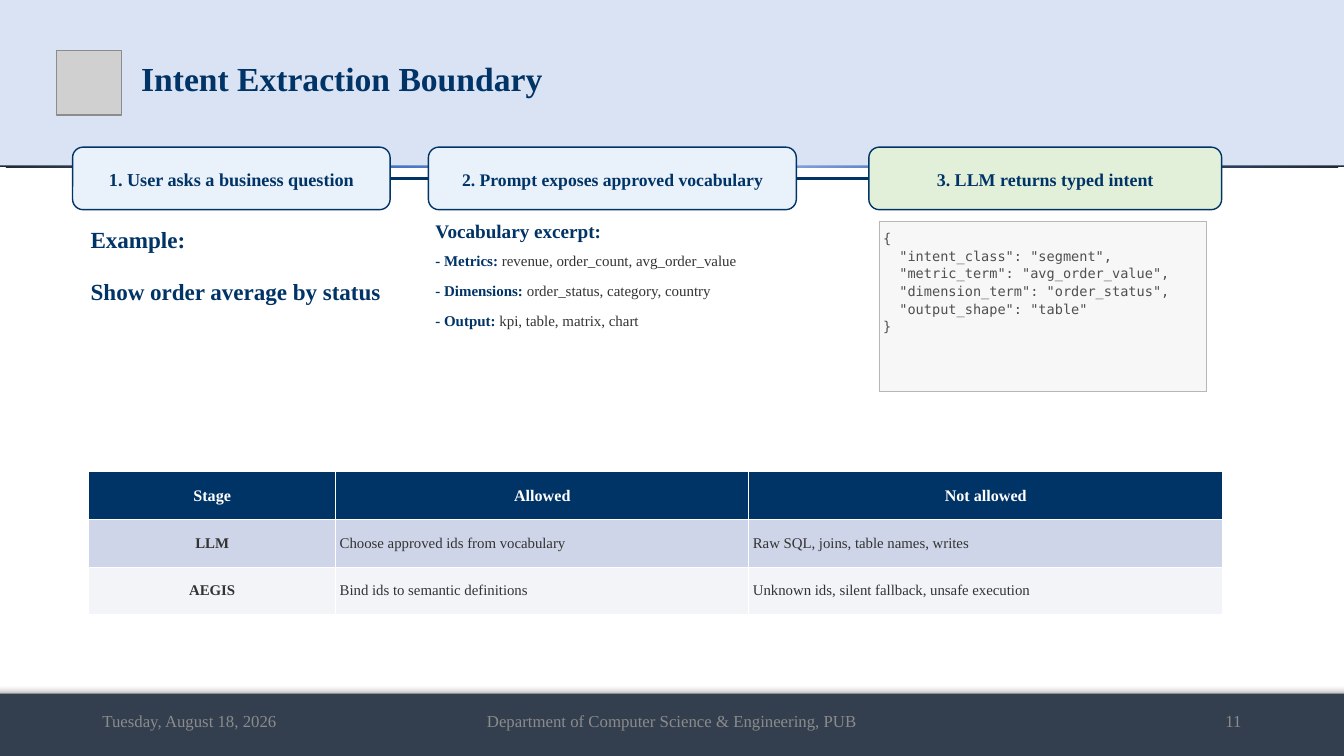
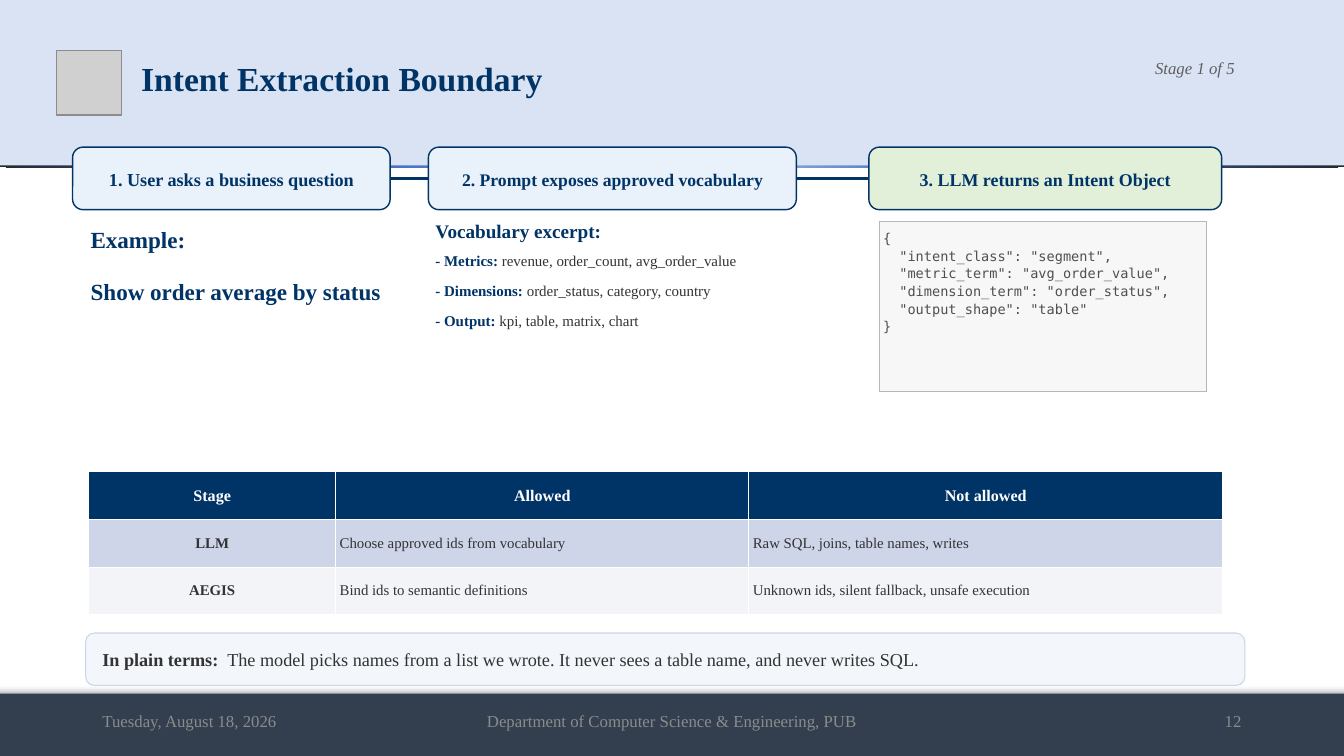
Before and after one commit to md-riaz/AEGIS-Research, a slide deck: slide 12 of docs/scripts/Md_Riaz_Final_Defense_0322310105101024.pptx (slide 11 before the commit). Drawn at 1344x756 pixels with LibreOffice and Linux fonts; fonts in the diff are those of the drawing; grey boxes stand for pictures. Boxes give left, top, right and bottom in pixels: in the first picture for what was removed or moved away, otherwise in the second. Text is boxed around its words. In the diff, an @@ line names an element or a change of style, - is before the commit and + after.

```diff
--- a/docs/scripts/Md_Riaz_Final_Defense_0322310105101024.pptx
+++ b/docs/scripts/Md_Riaz_Final_Defense_0322310105101024.pptx
@@ text added at [1155,62,1234,78], 12 pt, text #5F5F5F, italic @@
+Stage 1 of 5
@@ text in rounded rectangle at [920,173,1171,190]: text changed @@
-3. LLM returns typed intent
+3. LLM returns an Intent Object
@@ rounded rectangle added at [86,633,1245,686], fill #F3F6FB, outline #C9D6E8 0.75 pt, 13 pt, text #333333 @@
+In plain terms: The model picks names from a list we wrote. It never sees a table name, and never writes SQL.
@@ text at [1225,716,1242,727]: text changed @@
-11
+12
```
Also in this commit, not shown: 17 other slides changed, 9 slides added, 1 slide removed, 5 other files.
